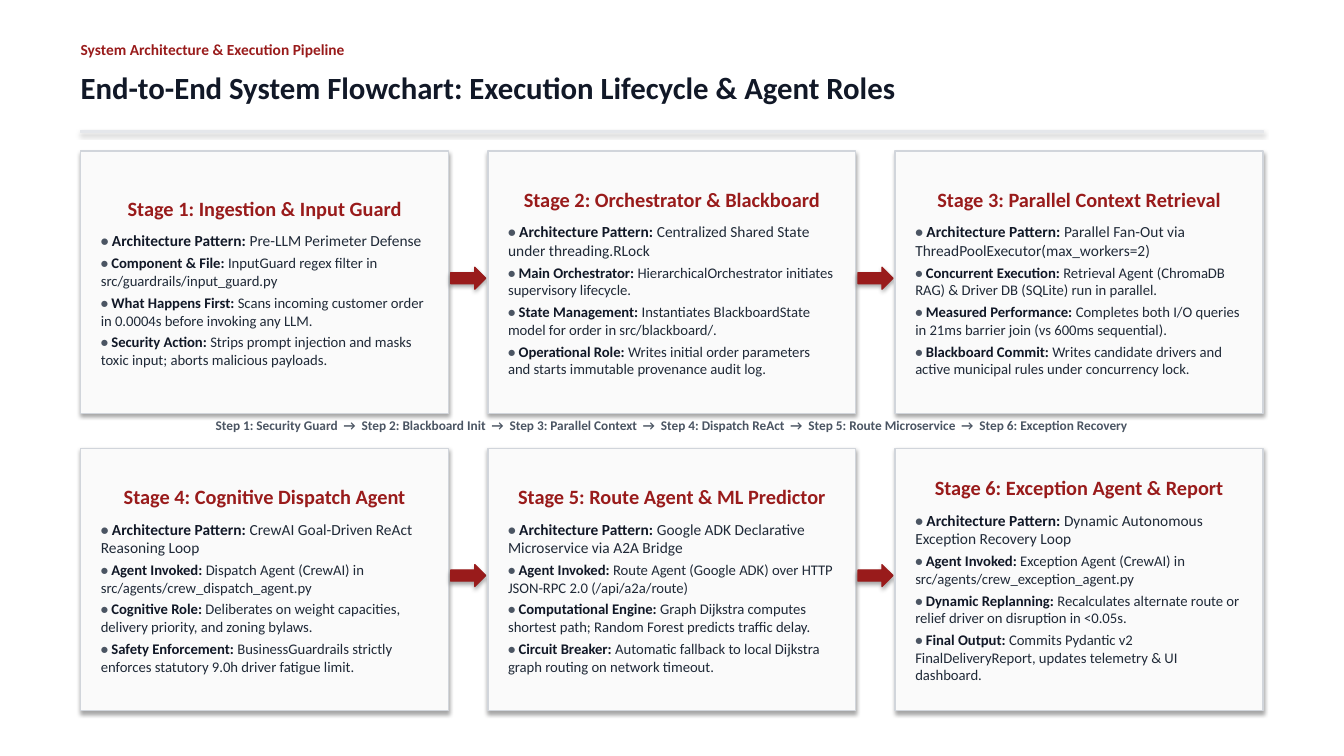
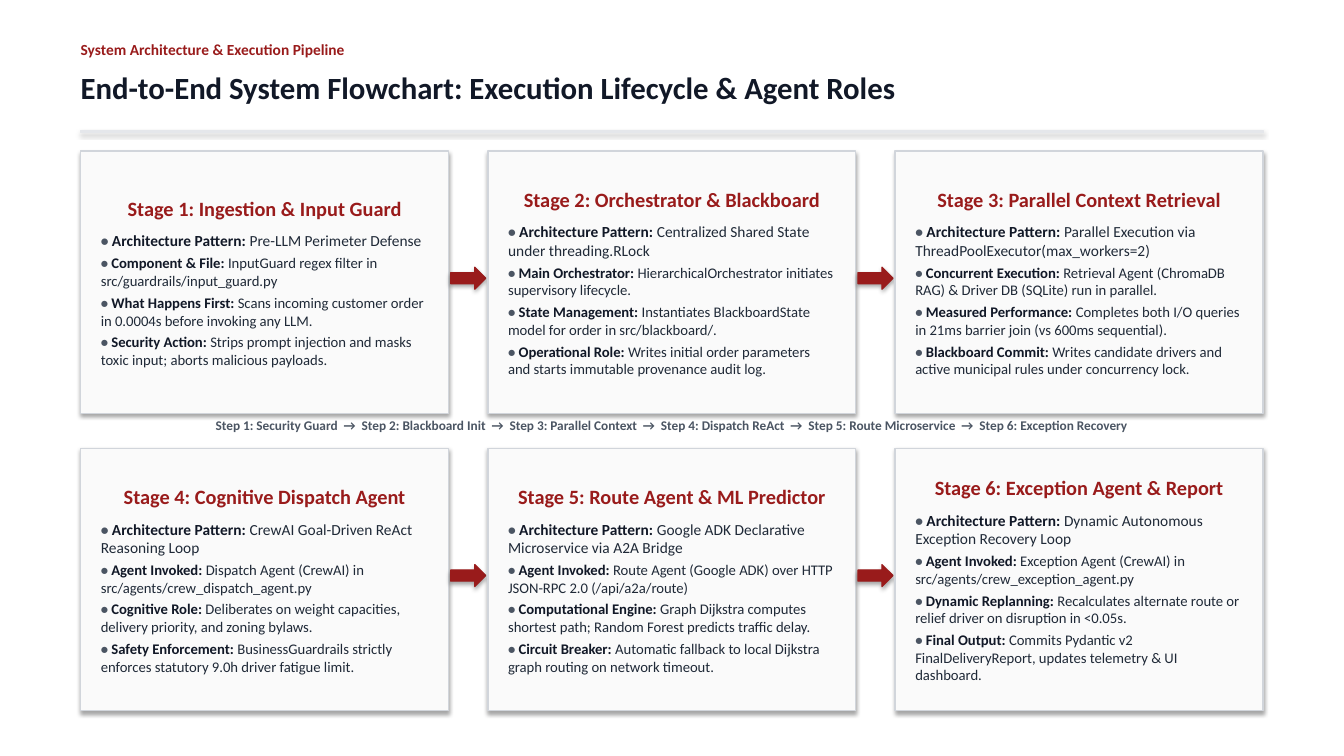
Before and after one commit to Akshat5091/DeliveryFleet-MAS, a slide deck: slide 5 of Eval 2 Documents/DeliveryFleet_MAS_Evaluation2_Master_Presentation.pptx. Drawn at 1344x756 pixels with LibreOffice and Linux fonts; fonts in the diff are those of the drawing. Boxes give left, top, right and bottom in pixels: in the first picture for what was removed or moved away, otherwise in the second. Text is boxed around its words. In the diff, an @@ line names an element or a change of style, - is before the commit and + after.

Commit message:
refactor: simplify architecture terminology to Sequential, Parallel, and Hierarchical Hybrid; add 1-2 line takeaway box below benchmark graph

```diff
--- a/Eval 2 Documents/DeliveryFleet_MAS_Evaluation2_Master_Presentation.pptx
+++ b/Eval 2 Documents/DeliveryFleet_MAS_Evaluation2_Master_Presentation.pptx
@@ text in rectangle at bbox=[915, 226, 1196, 258]: text changed @@
-• Architecture Pattern: Parallel Fan-Out via ThreadPoolExecutor(max_workers=2)
+• Architecture Pattern: Parallel Execution via ThreadPoolExecutor(max_workers=2)
```
Also in this commit, not shown: 3 other slides changed, 3 other files.
